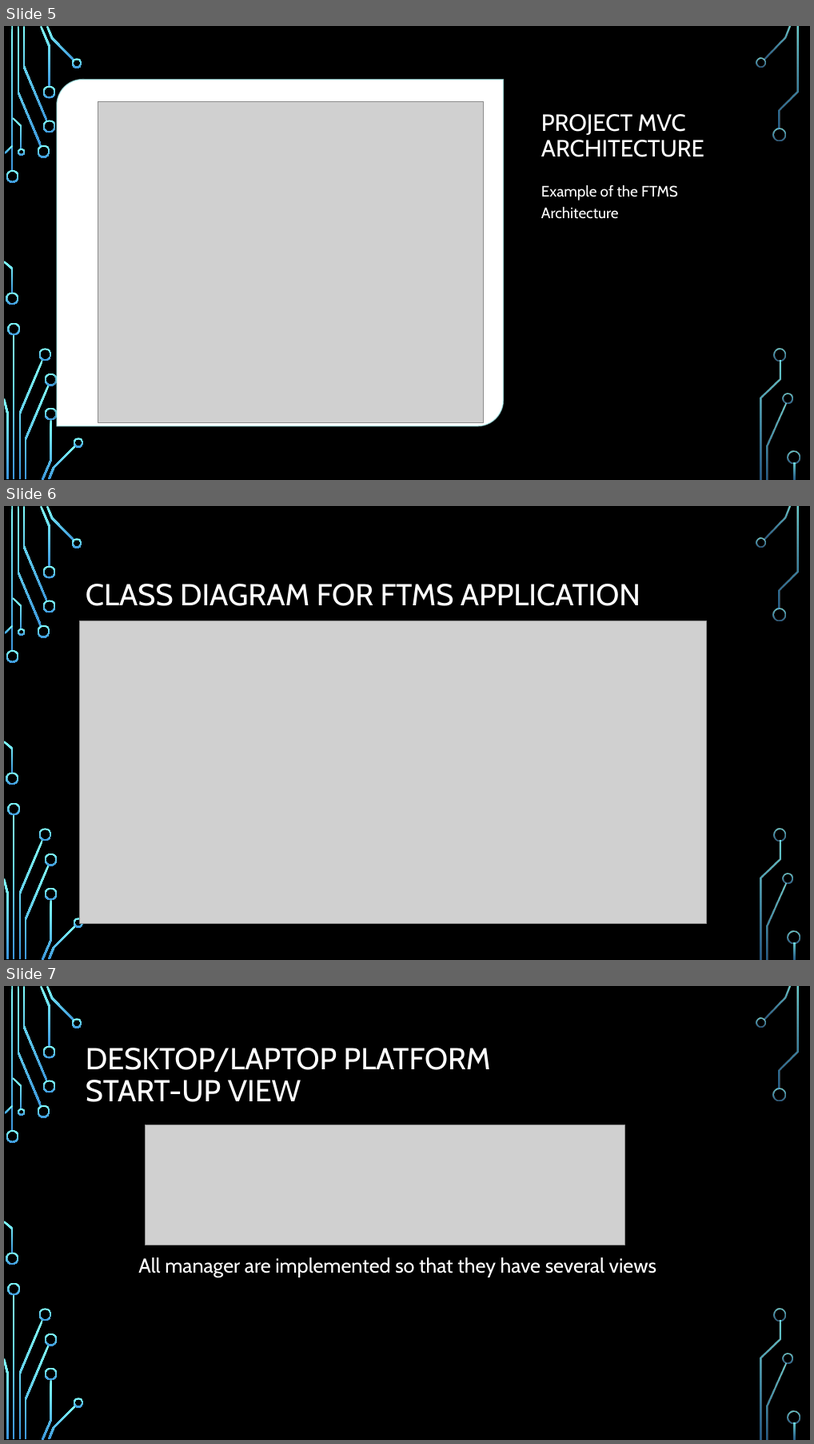
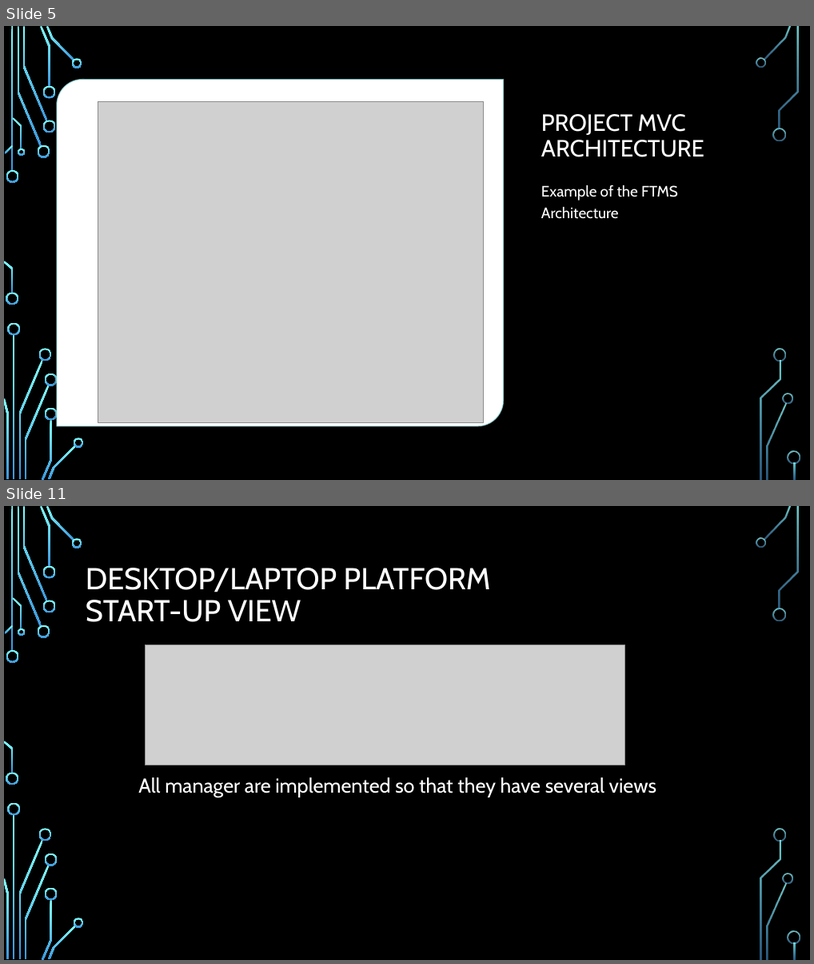
Before and after one commit to MaryAnnChev/Term-Project, a slide deck: ECSE321 presentation group 11 V2.pptx. Shown one above the other, each under a label of ours: slides 5, 6 and 7 before the commit, slides 5 and 11 after it; the slides between them are not shown. The pictures are 814x1444 and 814x964 pixels, drawn with LibreOffice and Linux fonts; fonts in the diff are those of the drawing; grey boxes stand for pictures; background and template pictures are left out. Boxes give left, top, right and bottom in pixels: in the first picture for what was removed or moved away, otherwise in the second. Text is boxed around its words. In the diff, an @@ line names an element or a change of style, - is before the commit and + after.

```diff
--- a/ECSE321 presentation group 11 V2.pptx
+++ b/ECSE321 presentation group 11 V2.pptx
@@ slide 6 removed at (x1=4, y1=506, x2=810, y2=960), background picture (left out); not listed: 36 template elements that a slide beside it also shows @@
@@ title removed at (x1=86, y1=584, x2=641, y2=606) @@
-CLASS DIAGRAM FOR FTMS APPLICATION
@@ picture removed at (x1=80, y1=621, x2=707, y2=924) @@
@@ what was slide 7 is now slide 11 @@
```
Also in this commit, not shown: 5 slides added.
